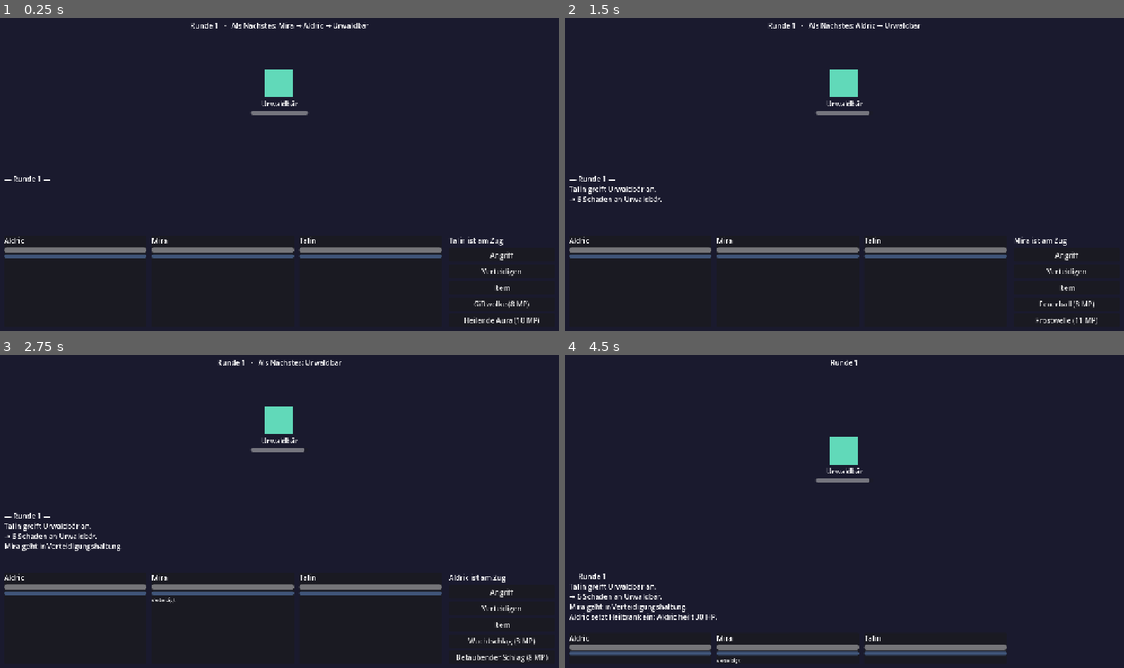
Above: before the commit, frames 1-4 (two rows, left to right).
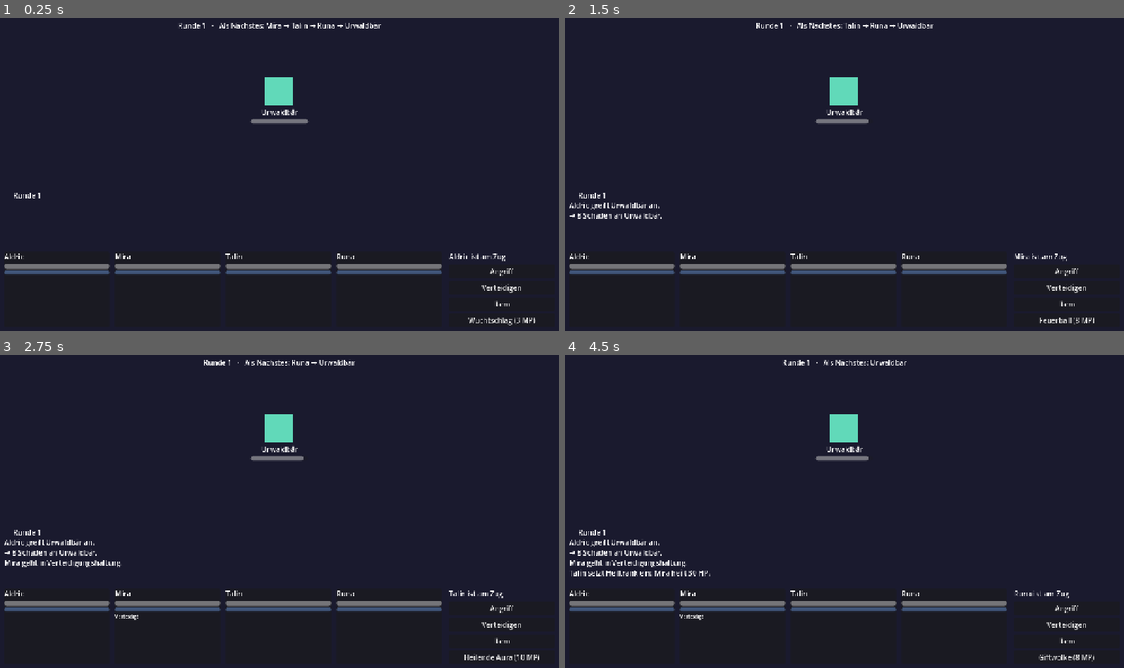
Above: after the commit, the same moments.

Repository: Edrick18/infinit_dungeon
Game: Godot game, scene res://scenes/battle/battle_scene.tscn
The game is run twice, just before and just after one commit, with the same random seed, the same clock (stepped at 60 frames per second) and the same inputs. This scene is started directly instead of the project's main scene.
Inputs (mouse positions are in pixels of both pictures, inside the frame that each line leads up to):
- Up to frame 1 (0.25 s): no input
- Up to frame 2 (1.5 s): click "Angriff" at 0.5 s; click (844, 133) at 1.25 s
- Up to frame 3 (2.75 s): click "Verteidigen" at 2 s
- Up to frame 4 (4.5 s): click "Item" at 2.75 s; click "Heiltrank (×3)" at 3.5 s; click (1068, 608) at 4.25 s, where only the run before the commit has a clickable "Aldric (84/84 HP)"

The runs differ from the first frame. In frame 1, 6.2% of the frame differs, in the area x 0-97%, y 1-99%; in frame 2, 6.7%; in frame 3, 7.2%; in frame 4, 8.0%, in the area x 0-95%, y 1-99%.

Commit message:
Progression-Umbau: kein Level-Cap, 4 identische Helden, Statuspunkte
Design-Entscheidungen vom User:
- KEIN Level-Cap fuer Helden (und Karten sowieso unbegrenzt) -
  Test verifiziert 113 Level-Ups am Stueck
- Party besteht aus bis zu 4 Helden gleichzeitig (Runa neu dabei)
- Alle Helden starten voellig identisch: Level 1, 5 Punkte auf jedem
  Attribut, kein Auto-Wachstum mehr - Rolle entsteht rein aus
  Statuspunkten, Skill-Bauklötzen und Ausruestung
- Jedes Level gibt 5 frei verteilbare Statuspunkte; Verteilung im
  Inventar-Bildschirm ([+]-Buttons pro Attribut, wirkt sofort auf
  abgeleitete Werte wie Max-HP)
- Skill-Slots werden jetzt durchgesetzt: Kampf zeigt nur Skills in
  freigeschalteten Slots, Werkstatt genau einen Editor pro Slot

Co-Authored-By: Claude Fable 5 <noreply@anthropic.com>

Diff:
--- a/scripts/combat/combatant.gd
+++ b/scripts/combat/combatant.gd
@@ -7,14 +7,18 @@
 const HP_PER_VIT := 8
 const MP_BASE := 10
 const MP_PER_SPI := 5
+
+## Frei verteilbare Statuspunkte pro Level-Up. Es gibt KEIN Level-Cap —
+## alle Helden starten identisch (5 auf jedem Wert), die Rolle entsteht
+## rein aus Punkteverteilung, Skill-Bauklötzen und Ausrüstung.
+const POINTS_PER_LEVEL := 5
 
 var display_name := ""
 var stats: StatBlock
 var is_player := false
 var level := 1  ## Bestimmt u.a. Skill-Slots (1 + Level/5) und Baustein-Freischaltung
 var xp := 0
-## Attribut-Zuwachs pro Level-Up. null = levelt nicht (Gegner).
-var growth: StatBlock = null
+var stat_points := 0  ## Noch nicht verteilte Statuspunkte
 
 var max_hp := 1
 var hp := 1
@@ -132,10 +136,11 @@
 	return 25 + level * 15
 
 
-## XP sammeln, ggf. mehrfach aufleveln. Level-Up wendet das Wachstum an
-## und heilt voll (klassisches JRPG-Gefühl). Gibt die Anzahl Level-Ups zurück.
+## XP sammeln, ggf. mehrfach aufleveln (kein Cap). Jedes Level gibt
+## POINTS_PER_LEVEL frei verteilbare Statuspunkte und heilt voll
+## (klassisches JRPG-Gefühl). Gibt die Anzahl Level-Ups zurück.
 func gain_xp(amount: int) -> int:
-	if growth == null:
+	if not is_player:
 		return 0
 	xp += amount
 	var gained := 0
@@ -143,12 +148,22 @@
 		xp -= xp_to_next()
 		level += 1
 		gained += 1
-		stats.add(growth)
+		stat_points += POINTS_PER_LEVEL
 	if gained > 0:
 		recompute_derived()
 		hp = max_hp
 		mp = max_mp
 	return gained
+
+
+## Einen Statuspunkt in ein Attribut investieren.
+func spend_stat_point(stat_name: StringName) -> bool:
+	if stat_points <= 0 or stat_name not in StatBlock.STAT_NAMES:
+		return false
+	stat_points -= 1
+	stats.set(stat_name, stats.get(stat_name) + 1)
+	recompute_derived()
+	return true
 
 
 ## Tempo für die Zugreihenfolge; SLOW reduziert prozentual.
--- a/scripts/dev/progression_selftest.gd
+++ b/scripts/dev/progression_selftest.gd
@@ -32,29 +32,35 @@
 	stats.strength = 5
 	stats.vitality = 5
 	stats.agility = agility
-	var hero := Combatant.create("Held", stats, true)
-	hero.growth = StatBlock.new()
-	hero.growth.strength = 2
-	hero.growth.vitality = 1
-	return hero
+	return Combatant.create("Held", stats, true)
 
 
 func _test_xp_and_levelup() -> void:
-	print("XP & Level-Up:")
+	print("XP & Level-Up (Statuspunkte, kein Cap):")
 	var hero := _hero()
 	# Level 1 → 2 braucht 40 XP (25 + 1×15).
 	_check(hero.xp_to_next() == 40, "XP-Kurve: Level 1 → 2 kostet 40 XP")
 	var str_before := hero.stats.strength
-	var hp_before := hero.max_hp
 	_check(hero.gain_xp(39) == 0 and hero.level == 1, "39 XP: noch kein Level-Up")
 	_check(hero.gain_xp(1) == 1 and hero.level == 2, "40. XP löst Level-Up aus")
-	_check(hero.stats.strength == str_before + 2, "Wachstum angewendet (+2 STR)")
-	_check(hero.max_hp == hp_before + Combatant.HP_PER_VIT, "Max-HP steigt mit VIT-Wachstum")
+	_check(hero.stats.strength == str_before, "Stats steigen NICHT automatisch")
+	_check(hero.stat_points == Combatant.POINTS_PER_LEVEL,
+		"+%d frei verteilbare Statuspunkte" % Combatant.POINTS_PER_LEVEL)
 	_check(hero.hp == hero.max_hp, "Level-Up heilt voll")
 
+	var hp_before := hero.max_hp
+	_check(hero.spend_stat_point(&"vitality"), "Punkt in VIT investieren")
+	_check(hero.max_hp == hp_before + Combatant.HP_PER_VIT,
+		"Max-HP steigt sofort mit dem VIT-Punkt")
+	_check(hero.stat_points == Combatant.POINTS_PER_LEVEL - 1, "Punkt wurde abgezogen")
+	hero.stat_points = 0
+	_check(not hero.spend_stat_point(&"strength"), "ohne Punkte kein Verteilen")
+
 	var big := _hero()
-	var gained := big.gain_xp(500)
-	_check(gained >= 2, "großer XP-Batzen → mehrere Level-Ups (%d)" % gained)
+	var gained := big.gain_xp(100000)
+	_check(gained >= 20, "kein Level-Cap: riesiger XP-Batzen → %d Level-Ups" % gained)
+	_check(big.stat_points == gained * Combatant.POINTS_PER_LEVEL,
+		"Punkte für jedes Level gutgeschrieben")
 
 	var slots_hero := _hero()
 	slots_hero.level = 4
@@ -64,7 +70,19 @@
 		"Level 5 durch XP → 2. Skill-Slot")
 
 	var enemy := Combatant.create("Gegner", StatBlock.new(), false)
-	_check(enemy.gain_xp(1000) == 0 and enemy.level == 1, "Gegner (ohne growth) leveln nicht")
+	_check(enemy.gain_xp(1000) == 0 and enemy.level == 1, "Gegner leveln nicht")
+
+	# Alle 4 Helden starten identisch: Level 1, 5 auf jedem Wert.
+	var party := TestContent.make_party()
+	_check(party.size() == 4, "Party hat 4 Helden")
+	var identical := true
+	for member in party:
+		if member.level != 1:
+			identical = false
+		for stat in StatBlock.STAT_NAMES:
+			if member.stats.get(stat) != 5:
+				identical = false
+	_check(identical, "alle Helden starten identisch (Level 1, überall 5)")
 
 
 func _test_guard() -> void:
--- a/scripts/dev/test_content.gd
+++ b/scripts/dev/test_content.gd
@@ -6,29 +6,22 @@
 
 
 static func make_party() -> Array[Combatant]:
-	# Klassenlos: Die "Rollen" entstehen nur aus Stat-Verteilung und Skills.
-	var aldric := Combatant.create("Aldric", _stats(9, 1, 8, 2, 5, 3), true)
-	aldric.level = 5
-	aldric.growth = _stats(2, 0, 2, 1, 1, 0)
-	aldric.armor = 3
-	aldric.magic_resist = 1
-	aldric.skills = [_wuchtschlag(), _betaeubender_schlag()]
+	# Klassenlos und komplett gleichberechtigt: Alle Helden starten mit
+	# identischen Stats (5 auf jedem Wert, Level 1). Die Rolle entsteht
+	# erst durch Statuspunkte, Skill-Bauklötze und Ausrüstung —
+	# nur der Start-Skill gibt eine erste Richtung vor.
+	return [
+		_hero("Aldric", [_wuchtschlag()]),
+		_hero("Mira", [_feuerball()]),
+		_hero("Talin", [_heilende_aura()]),
+		_hero("Runa", [_giftwolke()]),
+	]
 
-	var mira := Combatant.create("Mira", _stats(2, 9, 4, 5, 6, 4), true)
-	mira.level = 5
-	mira.growth = _stats(0, 2, 1, 2, 1, 0)
-	mira.armor = 1
-	mira.magic_resist = 3
-	mira.skills = [_feuerball(), _frostwelle()]
 
-	var talin := Combatant.create("Talin", _stats(3, 4, 6, 8, 7, 5), true)
-	talin.level = 5
-	talin.growth = _stats(1, 1, 1, 2, 1, 0)
-	talin.armor = 1
-	talin.magic_resist = 2
-	talin.skills = [_giftwolke(), _heilende_aura()]
-
-	return [aldric, mira, talin]
+static func _hero(name: String, skills: Array[Skill]) -> Combatant:
+	var hero := Combatant.create(name, _stats(5, 5, 5, 5, 5, 5), true)
+	hero.skills = skills
+	return hero
 
 
 # --- Beispiel-Skills aus Bauklötzen ---------------------------------------
--- a/scripts/ui/battle_scene.gd
+++ b/scripts/ui/battle_scene.gd
@@ -122,7 +122,8 @@
 		item_button.pressed.connect(_show_item_menu)
 		_action_box.add_child(item_button)
 
-	for skill in actor.skills:
+	# Nur die Skills in den freigeschalteten Slots (+1 alle 5 Level).
+	for skill in actor.skills.slice(0, actor.skill_slots()):
 		if not skill.is_valid():
 			continue  # unfertige Werkstatt-Skills tauchen im Kampf nicht auf
 		var button := Button.new()
@@ -265,7 +266,8 @@
 			var gained := member.gain_xp(xp_total)
 			if gained > 0:
 				var level_label := Label.new()
-				level_label.text = "%s erreicht Level %d!" % [member.display_name, member.level]
+				level_label.text = "%s erreicht Level %d! (+%d Statuspunkte)" \
+					% [member.display_name, member.level, gained * Combatant.POINTS_PER_LEVEL]
 				if member.level % 5 == 0:
 					level_label.text += "  (+1 Skill-Slot)"
 				level_label.modulate = Color(0.55, 1.0, 0.55)
--- a/scripts/ui/inventory_scene.gd
+++ b/scripts/ui/inventory_scene.gd
@@ -22,6 +22,7 @@
 var _char_bar: HBoxContainer
 var _equip_list: VBoxContainer
 var _stats_label: Label
+var _stats_box: VBoxContainer
 var _inventory_list: VBoxContainer
 
 
@@ -107,6 +108,9 @@
 	_stats_label.add_theme_font_size_override("font_size", 12)
 	_stats_label.modulate = Color(1, 1, 1, 0.7)
 	left.add_child(_stats_label)
+	_stats_box = VBoxContainer.new()
+	_stats_box.add_theme_constant_override("separation", 2)
+	left.add_child(_stats_box)
 
 	var scroll := ScrollContainer.new()
 	scroll.size_flags_horizontal = Control.SIZE_EXPAND_FILL
@@ -164,6 +168,7 @@
 			row.add_child(empty)
 
 	_stats_label.text = _char_summary(_selected)
+	_rebuild_stat_allocation()
 
 	for child in _inventory_list.get_children():
 		child.queue_free()
@@ -252,6 +257,40 @@
 	return "  ·  ".join(parts)
 
 
+## Statuspunkte verteilen: pro Attribut eine Zeile mit [+]-Button,
+## solange unverteilte Punkte da sind.
+func _rebuild_stat_allocation() -> void:
+	for child in _stats_box.get_children():
+		child.queue_free()
+	var points_label := Label.new()
+	points_label.text = "Freie Statuspunkte: %d" % _selected.stat_points
+	points_label.add_theme_font_size_override("font_size", 13)
+	if _selected.stat_points > 0:
+		points_label.modulate = Color(0.55, 1.0, 0.55)
+	else:
+		points_label.modulate = Color(1, 1, 1, 0.5)
+	_stats_box.add_child(points_label)
+	if _selected.stat_points <= 0:
+		return
+	for stat in StatBlock.STAT_NAMES:
+		var row := HBoxContainer.new()
+		row.add_theme_constant_override("separation", 8)
+		_stats_box.add_child(row)
+		var stat_label := Label.new()
+		stat_label.text = "%s: %d (Basis %d)" % [_stat_short(stat),
+			_selected.stat(stat), _selected.stats.get(stat)]
+		stat_label.size_flags_horizontal = Control.SIZE_EXPAND_FILL
+		stat_label.add_theme_font_size_override("font_size", 12)
+		row.add_child(stat_label)
+		var plus := Button.new()
+		plus.text = "+"
+		plus.custom_minimum_size = Vector2(32, 0)
+		plus.pressed.connect(func() -> void:
+			_selected.spend_stat_point(stat)
+			_refresh())
+		row.add_child(plus)
+
+
 static func _char_summary(member: Combatant) -> String:
 	return "Level %d (%d/%d XP)  ·  HP %d/%d  ·  MP %d/%d  ·  Rüstung %d  ·  Waffenschaden +%d\nSTR %d  INT %d  VIT %d  SPI %d  AGI %d  LCK %d" % [
 		member.level, member.xp, member.xp_to_next(),
--- a/scripts/ui/skill_workshop.gd
+++ b/scripts/ui/skill_workshop.gd
@@ -207,7 +207,8 @@
 		empty.display_name = "Neuer Skill"
 		_selected.skills.append(empty)
 
-	for i in _selected.skills.size():
+	# Genau ein Editor pro freigeschaltetem Slot.
+	for i in _selected.skill_slots():
 		_editor_list.add_child(_make_skill_editor(_selected.skills[i], i))
 	_refresh_editors()
 
Not shown, changed: DESIGN.md
